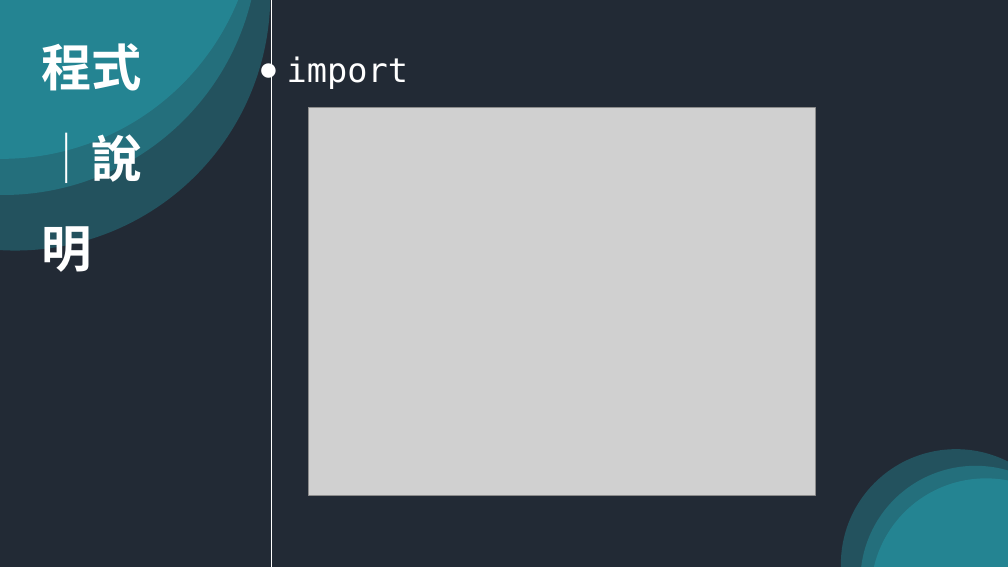
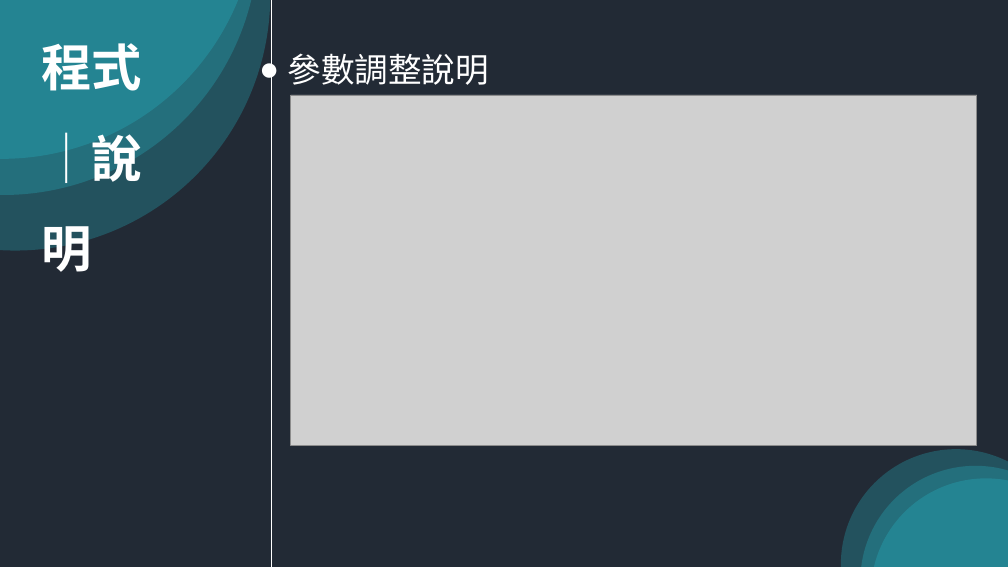
Before and after one commit to Shen-Ming-Hong/1082_Deep_Learning_and_Neural_Network, a slide deck: slide 2 of HW2/ppt/105360043_hw2_Car Racing.pptx. Drawn at 1008x567 pixels with LibreOffice and Linux fonts; fonts in the diff are those of the drawing; grey boxes stand for pictures. Boxes give left, top, right and bottom in pixels: in the first picture for what was removed or moved away, otherwise in the second. Text is boxed around its words. In the diff, an @@ line names an element or a change of style, - is before the commit and + after.

```diff
--- a/HW2/ppt/105360043_hw2_Car Racing.pptx
+++ b/HW2/ppt/105360043_hw2_Car Racing.pptx
@@ text at box(288, 53, 490, 85): text changed @@
-● import
+● 參數調整說明
@@ picture: place and size @@
-picture at box(309, 107, 815, 495)
+picture at box(290, 95, 977, 445)
```
Also in this commit, not shown: 2 other slides changed, 1 slide added, 3 slides removed, 2 other files.
